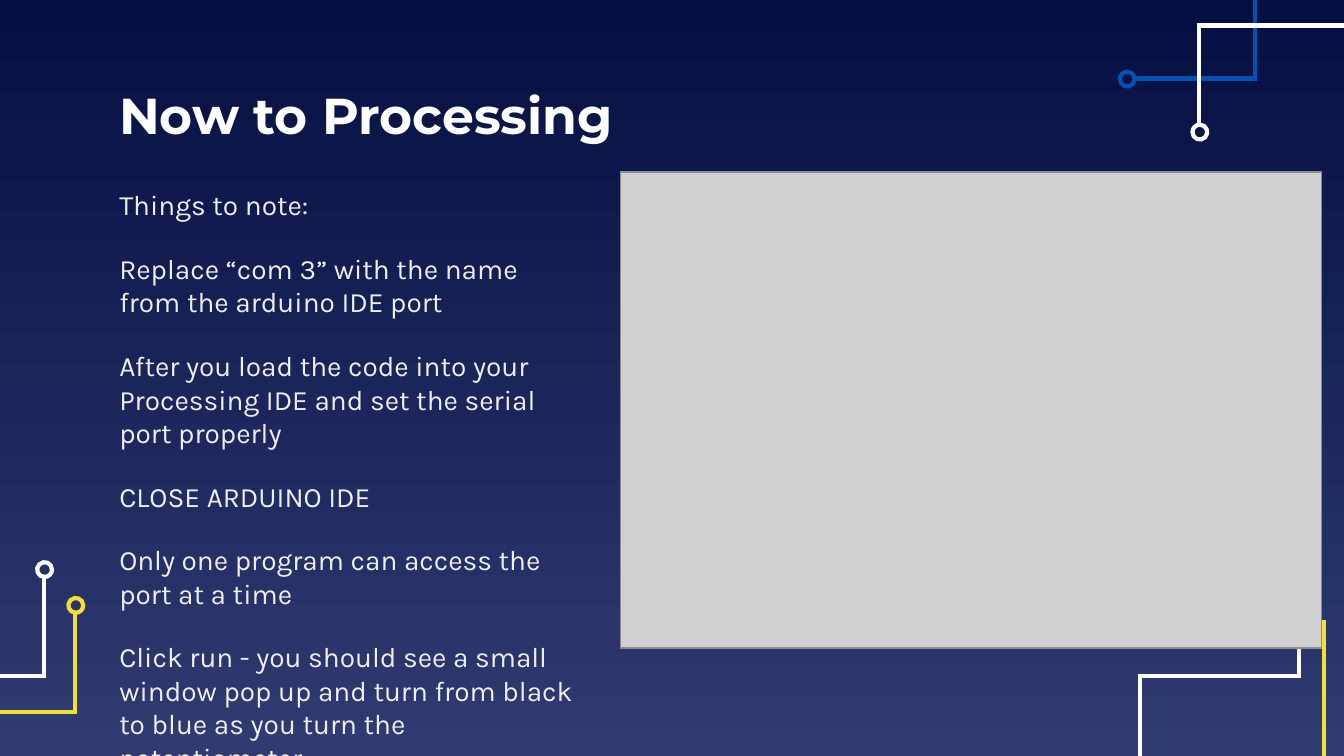
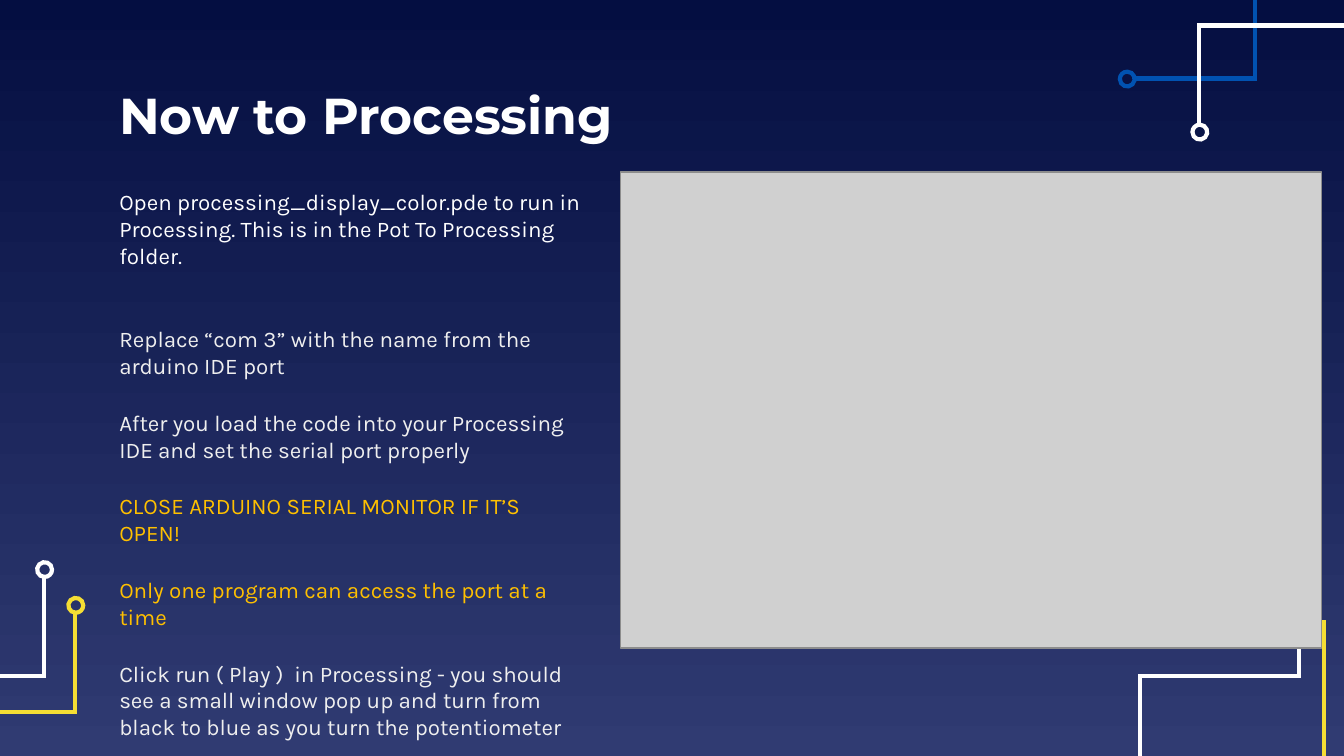
Before and after one commit to EELabMan/Arduino-4-Serial-Communications, a slide deck: slide 28 of Arduino Workshop 4 Serial Communication.pptx (slide 31 before the commit). Drawn at 1344x756 pixels with LibreOffice and Linux fonts; fonts in the diff are those of the drawing; grey boxes stand for pictures. Boxes give left, top, right and bottom in pixels: in the first picture for what was removed or moved away, otherwise in the second. Text is boxed around its words. In the diff, an @@ line names an element or a change of style, - is before the commit and + after.

```diff
--- a/Arduino Workshop 4 Serial Communication.pptx
+++ b/Arduino Workshop 4 Serial Communication.pptx
@@ text at box(119, 194, 580, 265): text changed; size 15 to 12 pt; text colour #EFEFEF to #FFFFFF @@
-Things to note:
+Open processing_display_color.pde to run in Processing. This is in the Pot To Processing folder.
@@ text at box(119, 331, 564, 626): size 15 to 12 pt in "Replace “com 3” with the name from ...", "After you load the code into your ...", "Only one program can access the port ..."; text colour #EFEFEF to #FFC000 in "Only one program can access the port ..." @@
@@ text at box(119, 499, 520, 542): text changed; size 15 to 12 pt; text colour #EFEFEF to #FFC000 @@
-CLOSE ARDUINO IDE
+CLOSE ARDUINO SERIAL MONITOR IF IT’S OPEN!
@@ text at box(119, 666, 563, 741): text changed; size 15 to 12 pt @@
-Click run - you should see a small window pop up and turn from black to blue as you turn the potentiometer
+Click run ( Play ) in Processing - you should see a small window pop up and turn from black to blue as you turn the potentiometer
```
Also in this commit, not shown: 22 other slides changed, 1 slide added, 7 slides removed.
